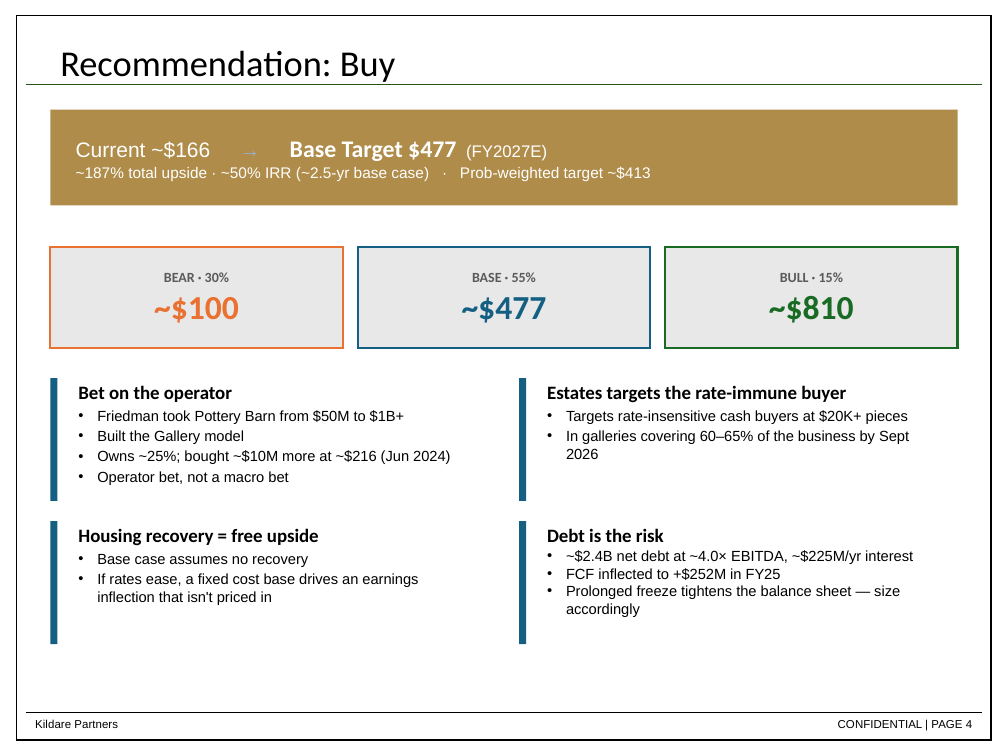
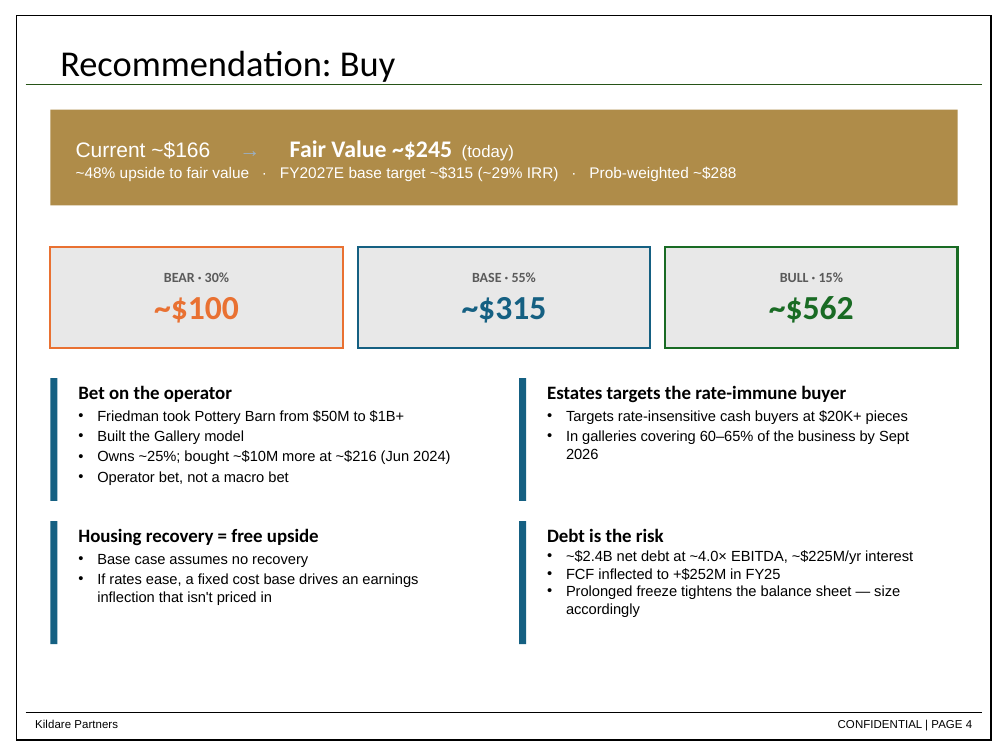
Before and after one commit to dchen88888/Nike-Stock-Pitch, a slide deck: slide 4 of RH_Stock_Pitch_updated.pptx. Drawn at 1008x756 pixels with LibreOffice and Linux fonts; fonts in the diff are those of the drawing. Boxes give left, top, right and bottom in pixels: in the first picture for what was removed or moved away, otherwise in the second. Text is boxed around its words. In the diff, an @@ line names an element or a change of style, - is before the commit and + after.

```diff
--- a/RH_Stock_Pitch_updated.pptx
+++ b/RH_Stock_Pitch_updated.pptx
@@ text in rectangle at <box>76,140,736,181</box>: text changed @@
-Current ~$166 → Base Target $477 (FY2027E)
-~187% total upside · ~50% IRR (~2.5-yr base case) · Prob-weighted target ~$413
+Current ~$166 → Fair Value ~$245 (today)
+~48% upside to fair value · FY2027E base target ~$315 (~29% IRR) · Prob-weighted ~$288
@@ text in rectangle at <box>462,297,547,323</box>: text changed @@
-~$477
+~$315
@@ text in rectangle at <box>769,296,854,323</box>: text changed @@
-~$810
+~$562
```
Also in this commit, not shown: 2 other slides changed, 1 other file.
